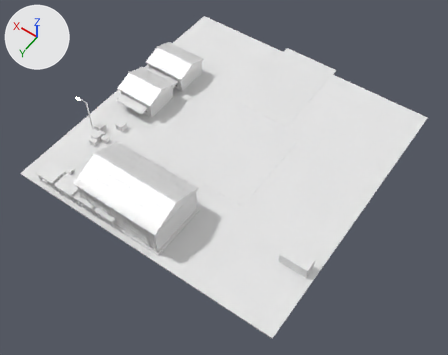
An edit to the FBX model Assets/Art/KayseriIsland/Models/Silver/Phase1/Market_P1.fbx, drawn before and after from the same camera.
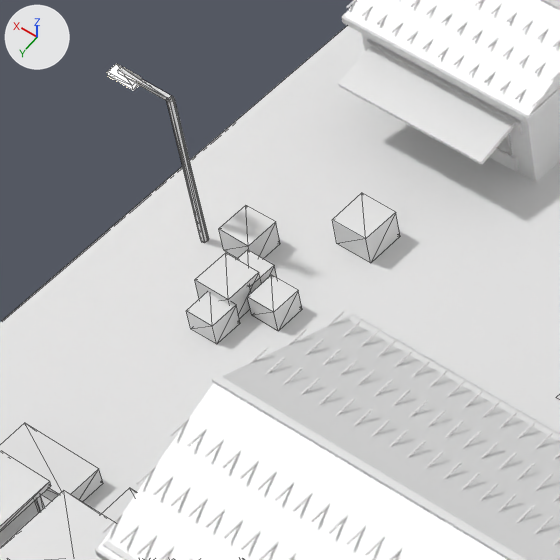
Old and new are each drawn whole from a 50 mm camera at (-57.8, 212.1, 122.4) aimed at (-3.7, 136.4, 3.4) and again close up on the part from 13% to 35% of the width and 24% to 52% of the height. Arrows for +X, +Y and +Z are at upper left; the lights stay in place. The older version's two pictures come first. The close-ups show mesh edges as thin lines. Where no turn or scale is listed for an object, it has been applied to the vertices.

The older version as bpy lines, for what is in view:
```python
ob_market_goods = bpy.data.objects.new('Market.Goods', me_market_goods_001)
ob_market_goods.location = (0.0, 0.0, 5.0)
ob_market_shop1 = bpy.data.objects.new('Market.Shop1', me_market_shop1_001)
ob_market_shop1.location = (27.0, 128.0, 5.3)
ob_market_stalls = bpy.data.objects.new('Market.Stalls', me_market_stalls_001)
ob_market_stalls.location = (0.0, 0.0, 5.0)
# also in view: 'Market.Pad' at (0.0, 127.0, 5.2); 'Market.WH1' at (6.0, 156.0, 11.1); 'Market.Lamp0' at (33.7, 144.0, 9.9)
```
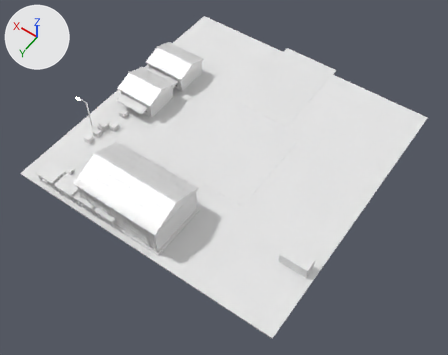
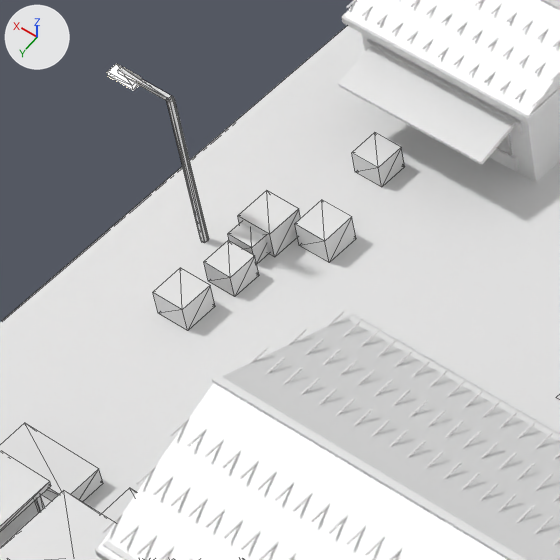
Diff of the bpy script that builds the scene:
```diff
--- a/Assets/Art/KayseriIsland/Models/Silver/Phase1/Market_P1.fbx.py
+++ b/Assets/Art/KayseriIsland/Models/Silver/Phase1/Market_P1.fbx.py
@@ me_market_goods_001 @@
 # used by ob_market_goods; location = (0.0, 0.0, 5.0)
-me_market_goods_001.from_pydata(...)  # 56 vertices, 84 faces; spans x -34.5..30.8, y 138.7..149.5, z 0.3..3.3
+me_market_goods_001.from_pydata(...)  # 56 vertices, 84 faces; spans x -34.5..30.6, y 135.2..149.5, z 0.3..3.3
+# me_market_goods_001 part 1: the loose piece of 8 vertices spanning x 27.5..29.5, y 145.0..147.0, z 0.3..1.9 is scaled about its middle by 0.799, then moved by (0.9, -1.0, -0.2)
+# me_market_goods_001 part 2: the loose piece of 8 vertices spanning x 29.0..30.8, y 142.2..144.0, z 0.3..1.7 is moved by (-0.2, 4.5, 0.0)
+# me_market_goods_001 part 3: the loose piece of 8 vertices spanning x 27.4..29.0, y 144.1..145.7, z 0.3..1.6 is scaled about its middle by 1.21, then moved by (1.4, -2.9, 0.1)
+# me_market_goods_001 part 4: the loose piece of 8 vertices spanning x 24.9..26.9, y 138.7..140.7, z 0.3..1.9 is scaled about its middle by 0.723, then moved by (3.9, 3.4, -0.2)
+# me_market_goods_001 part 5: the loose piece of 8 vertices spanning x 27.2..28.8, y 146.8..148.3, z 0.3..1.5 is scaled about its middle by 1.17, then moved by (-0.7, -6.7, 0.1)
+# me_market_goods_001 part 6: the loose piece of 8 vertices spanning x 25.6..27.1, y 144.6..146.2, z 0.3..1.6 is moved by (2.1, -9.3, 0.0)
 me_market_goods_001.materials.append(mat_wood_lt)
```

Changed parts and their boxes [x1, y1, x2, y2] in the close-ups (560 x 560 px; the box of a moved part takes in the faces that stretch with it):
'Market.Goods', reshaped
    before: [186, 193, 400, 344]
    after: [153, 133, 405, 331]
part 1 of me_market_goods_001, moved or reshaped
    before: [195, 253, 260, 319]
    after: [204, 241, 259, 297]
part 2 of me_market_goods_001, moved or reshaped
    before: [219, 205, 280, 259]
    after: [153, 268, 215, 331]
part 3 of me_market_goods_001, moved or reshaped
    before: [237, 250, 277, 293]
    after: [238, 191, 301, 257]
part 4 of me_market_goods_001, moved or reshaped
    before: [332, 193, 400, 263]
    after: [228, 223, 269, 264]
part 5 of me_market_goods_001, moved or reshaped
    before: [186, 292, 240, 344]
    after: [295, 200, 356, 263]
part 6 of me_market_goods_001, moved or reshaped
    before: [247, 275, 302, 331]
    after: [352, 133, 405, 187]
